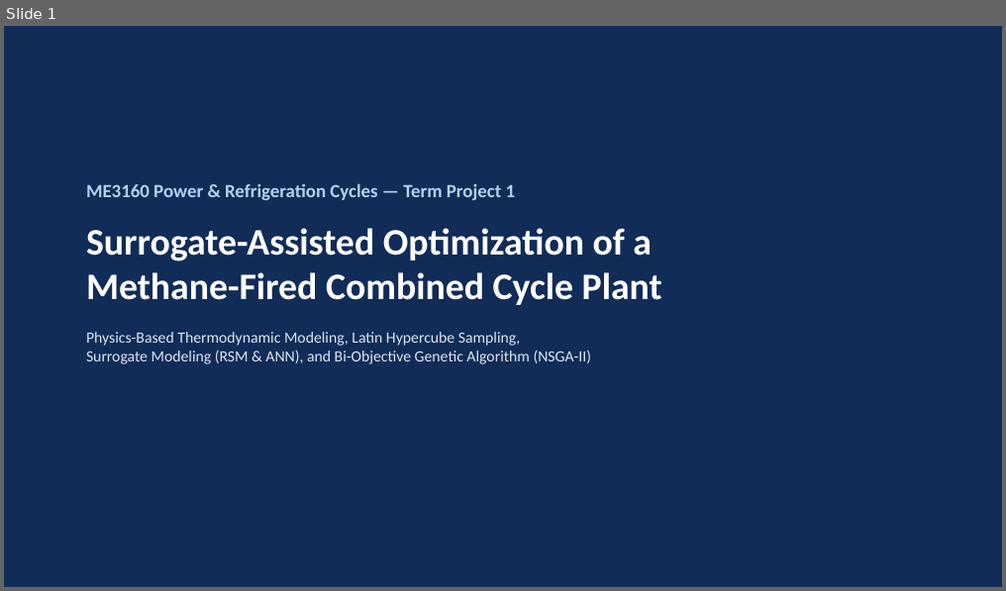
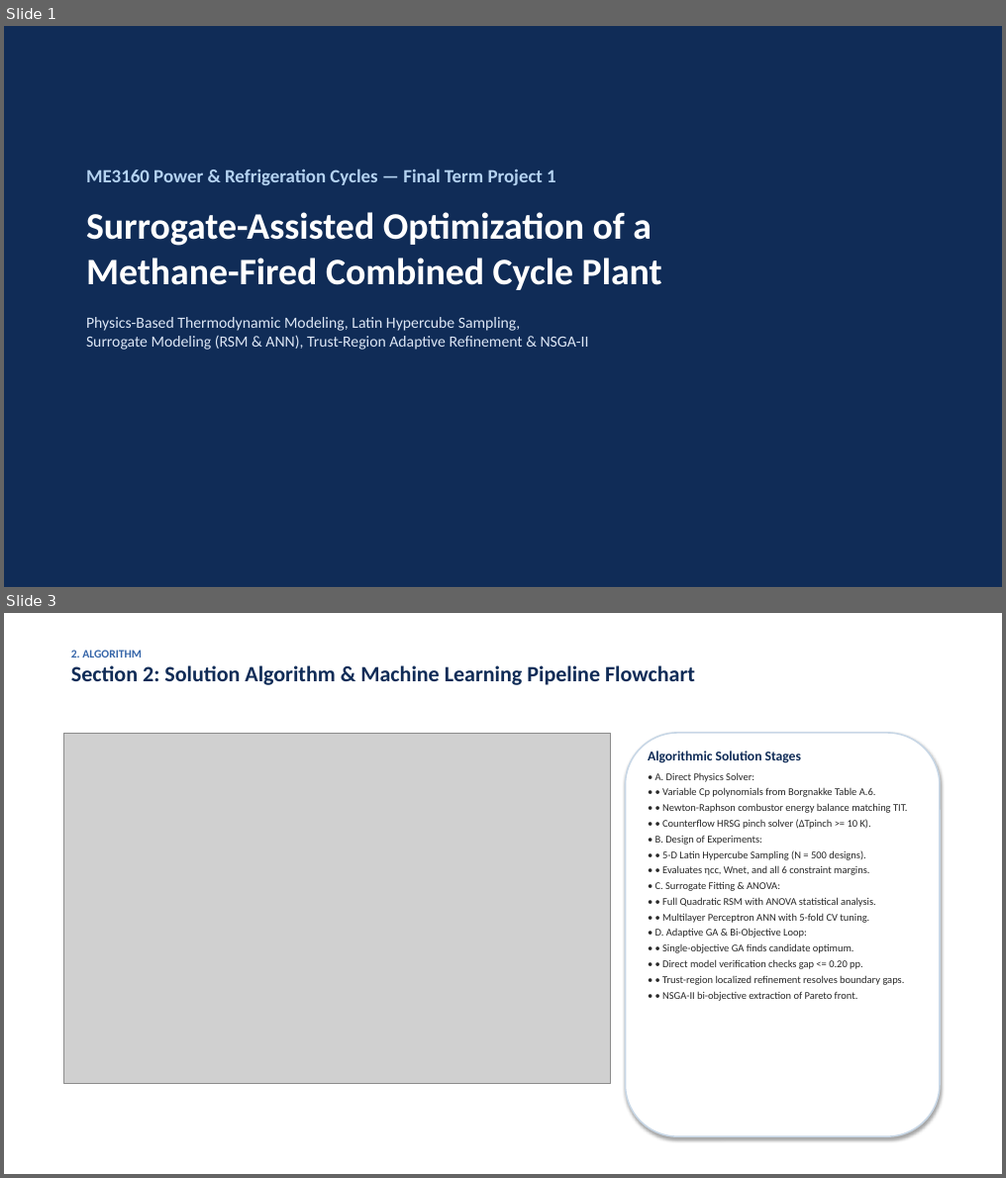
Before and after one commit to vishnu-v45/power-and-registration_final, a slide deck: Project_1_Combined_Cycle/Project1_Presentation.pptx. Shown one above the other, each under a label of ours: slide 1 before the commit, slides 1 and 3 after it; the slides between them are not shown. The pictures are 1006x591 and 1006x1178 pixels, drawn with LibreOffice and Linux fonts; fonts in the diff are those of the drawing; grey boxes stand for pictures. Boxes give left, top, right and bottom in pixels: in the first picture for what was removed or moved away, otherwise in the second. Text is boxed around its words. In the diff, an @@ line names an element or a change of style, - is before the commit and + after.

Commit message:
Phase 3: Regenerate presentation decks with labeled schematics/flowcharts and generate publication-quality multi-page PDF reports for both projects

```diff
--- a/Project_1_Combined_Cycle/Project1_Presentation.pptx
+++ b/Project_1_Combined_Cycle/Project1_Presentation.pptx
@@ slide 3 added at box(4, 613, 1002, 1174), background #FFFFFF @@
@@ text added at box(71, 650, 695, 685), 21 pt, text #102C57, bold @@
+2. ALGORITHM
+Section 2: Solution Algorithm & Machine Learning Pipeline Flowchart
@@ picture added at box(63, 733, 611, 1084) @@
@@ rounded rectangle added at box(626, 733, 940, 1137), fill #FFFFFF, outline #C8D7E6 1.5 pt @@
@@ text added at box(648, 751, 907, 1001), 10 pt, text #282828 @@
+Algorithmic Solution Stages
+• A. Direct Physics Solver:
+• • Variable Cp polynomials from Borgnakke Table A.6.
+• • Newton-Raphson combustor energy balance matching TIT.
+• • Counterflow HRSG pinch solver (ΔTpinch >= 10 K).
+• B. Design of Experiments:
+• • 5-D Latin Hypercube Sampling (N = 500 designs).
+• • Evaluates ηcc, Wnet, and all 6 constraint margins.
+• C. Surrogate Fitting & ANOVA:
+• • Full Quadratic RSM with ANOVA statistical analysis.
+• • Multilayer Perceptron ANN with 5-fold CV tuning.
+• D. Adaptive GA & Bi-Objective Loop:
+• • Single-objective GA finds candidate optimum.
+• • Direct model verification checks gap <= 0.20 pp.
+• • Trust-region localized refinement resolves boundary gaps.
+• • NSGA-II bi-objective extraction of Pareto front.
@@ slide 1 changed as well @@
@@ text "ME3160 Power & Refrigeration Cycles ...": place and size @@
-text "ME3160 Power & Refrigeration Cycles ..." at box(86, 183, 662, 365)
+text "ME3160 Power & Refrigeration Cycles ..." at box(86, 169, 662, 350)
@@ text at box(86, 169, 556, 185): text changed @@
-ME3160 Power & Refrigeration Cycles — Term Project 1
+ME3160 Power & Refrigeration Cycles — Final Term Project 1
@@ text at box(86, 317, 589, 350): text changed @@
-Physics-Based Thermodynamic Modeling, Latin Hypercube Sampling,
-Surrogate Modeling (RSM & ANN), and Bi-Objective Genetic Algorithm (NSGA-II)
+Physics-Based Thermodynamic Modeling, Latin Hypercube Sampling,
+Surrogate Modeling (RSM & ANN), Trust-Region Adaptive Refinement & NSGA-II
```
Also in this commit, not shown: 7 other slides changed, 1 other slide added, 1 slide removed, 17 other files.
